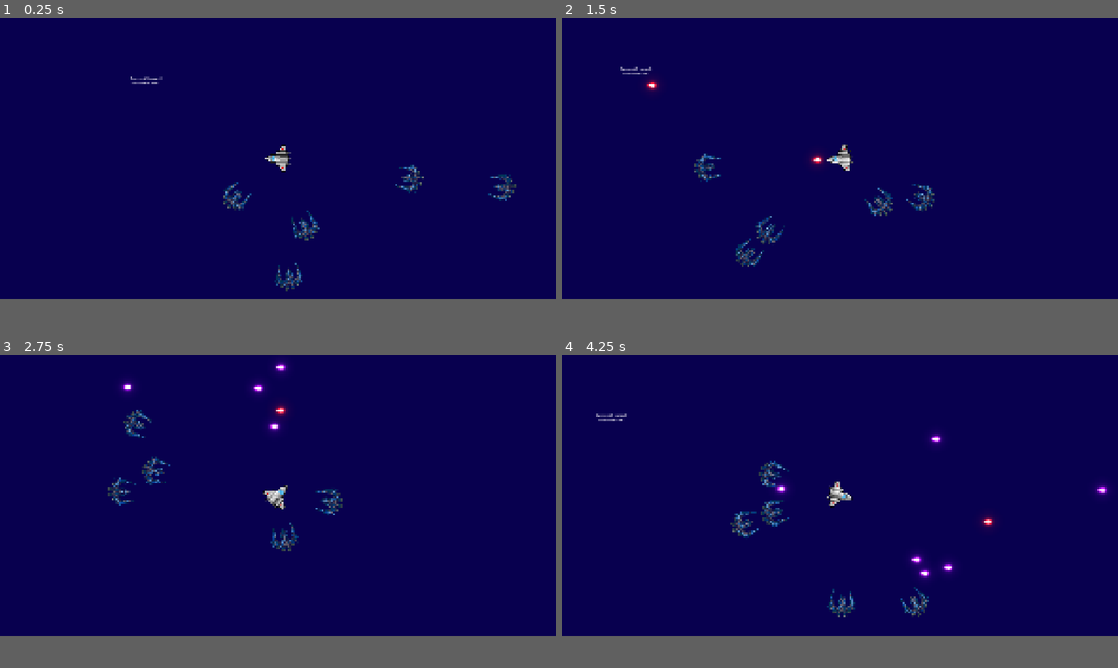
Above: before the commit, frames 1-4 (two rows, left to right).
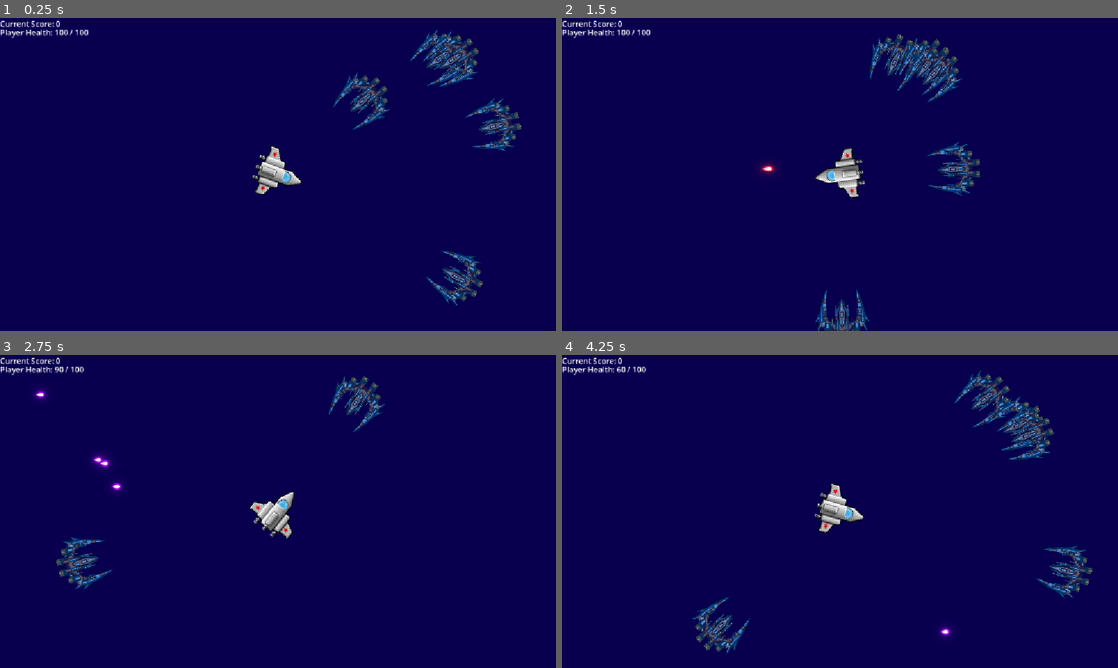
Above: after the commit, the same moments.

Repository: BuzzerBeaterClutch/NeonSpaceLasers
Game: Godot game, scene res://Scenes/game.tscn
Same seed, same stepped clock (60 frames per second), same inputs: the game is played once before the commit and once after it.
Inputs (mouse positions are in pixels of both pictures, inside the frame that each line leads up to):
- Up to frame 1 (0.25 s): no input
- Up to frame 2 (1.5 s): move the mouse to (712, 80) at 0.52 s; hold D (Right) 0.53-1.28 s; click (712, 80) at 0.6 s; move the mouse to (728, 171) at 1.27 s; hold Down (Down) from 1.28 s (still down); click (728, 171) at 1.35 s
- Up to frame 3 (2.75 s): move the mouse to (333, 433) at 2.02 s; release Down (Down) at 2.03 s; hold D (Right) from 2.03 s (still down); click (333, 433) at 2.1 s
- Up to frame 4 (4.25 s): move the mouse to (812, 552) at 2.77 s; release D (Right) at 2.78 s; hold Up (Up) 2.78-3.53 s; click (812, 552) at 2.85 s; move the mouse to (1006, 536) at 3.52 s; hold Left (Left) from 3.53 s (still down); click (1006, 536) at 3.6 s
In our replay, the window is 800x404 before the commit and 800x450 after it. These sizes can differ from the game's own. Grey fills any space a smaller window leaves; there, only what the larger window draws over its background counts as a difference.

The runs differ from the first frame. In frame 1, 5.2% of the frame differs, in the area x 0-94%, y 0-92%; in frame 2, 5.2%; in frame 3, 3.9%; in frame 4, 5.7%, in the area x 0-99%, y 0-96%.

Commit message:
Game States
Added Game Win/Lose States

Diff:
--- a/Scenes/enemy.tscn
+++ b/Scenes/enemy.tscn
@@ -8,6 +8,7 @@
 
 [node name="Enemy" type="CharacterBody2D" groups=["enemies"]]
 scale = Vector2(0.456683, 0.378377)
+collision_layer = 4
 script = ExtResource("1_1f0kj")
 
 [node name="CollisionShape2D" type="CollisionShape2D" parent="."]
--- a/Scenes/enemybullet.tscn
+++ b/Scenes/enemybullet.tscn
@@ -1,6 +1,6 @@
 [gd_scene load_steps=4 format=3 uid="uid://br6bbpjw87187"]
 
-[ext_resource type="Script" uid="uid://y07utbqryle0" path="res://Scripts/bullet.gd" id="1_0y01j"]
+[ext_resource type="Script" uid="uid://bwp8eu45on267" path="res://Scripts/ebullet.gd" id="1_0y01j"]
 [ext_resource type="Texture2D" uid="uid://bwbnsk70oa5el" path="res://Assets/EBullet.png" id="2_0y01j"]
 
 [sub_resource type="CapsuleShape2D" id="CapsuleShape2D_4mw4s"]
@@ -8,12 +8,16 @@
 height = 4.0
 
 [node name="Bullet" type="Area2D"]
+collision_layer = 2
 script = ExtResource("1_0y01j")
 
 [node name="Sprite2D" type="Sprite2D" parent="."]
 show_behind_parent = true
 z_index = 10
+scale = Vector2(0.49, 0.49)
 texture = ExtResource("2_0y01j")
 
 [node name="CollisionShape2D" type="CollisionShape2D" parent="."]
 shape = SubResource("CapsuleShape2D_4mw4s")
+
+[connection signal="body_entered" from="." to="." method="_on_body_entered"]
--- a/Scenes/game.tscn
+++ b/Scenes/game.tscn
@@ -1,65 +1,178 @@
-[gd_scene load_steps=9 format=3 uid="uid://d1kfbri7exkpb"]
+[gd_scene format=3 uid="uid://d1kfbri7exkpb"]
 
 [ext_resource type="PackedScene" uid="uid://dneq3a6swlh3d" path="res://Scenes/player.tscn" id="1_ebmjs"]
 [ext_resource type="Script" uid="uid://bf8nteav1hrfg" path="res://Scripts/game.gd" id="1_qxrlw"]
 [ext_resource type="Script" uid="uid://bryiwybq0qr17" path="res://Scenes/ScoreLabel.gd" id="3_wrm1d"]
 [ext_resource type="Script" uid="uid://bdll2a33g67gm" path="res://Scripts/ScoreManager.gd" id="4_3dryh"]
+[ext_resource type="Script" uid="uid://dr11yoc0qlldf" path="res://Scripts/health.gd" id="4_wowpa"]
 
 [sub_resource type="WorldBoundaryShape2D" id="WorldBoundaryShape2D_ebmjs"]
+distance = 198.00029
 
 [sub_resource type="WorldBoundaryShape2D" id="WorldBoundaryShape2D_qxrlw"]
-distance = 74.0
+distance = -179.0
 
 [sub_resource type="WorldBoundaryShape2D" id="WorldBoundaryShape2D_wrm1d"]
+distance = 485.0004
 
 [sub_resource type="WorldBoundaryShape2D" id="WorldBoundaryShape2D_3dryh"]
+distance = -560.99854
 
-[node name="Game" type="Node2D"]
+[node name="Game" type="Node2D" unique_id=1274896883]
 script = ExtResource("1_qxrlw")
 
-[node name="Player" parent="." instance=ExtResource("1_ebmjs")]
+[node name="Player" parent="." unique_id=682947262 instance=ExtResource("1_ebmjs")]
 position = Vector2(579, 326)
 
-[node name="Wall" type="StaticBody2D" parent="."]
+[node name="Wall" type="StaticBody2D" parent="." unique_id=1352427233]
 
-[node name="Top" type="CollisionShape2D" parent="Wall"]
-position = Vector2(589, -221)
+[node name="Top" type="CollisionShape2D" parent="Wall" unique_id=1621331380]
+position = Vector2(589, -217)
 rotation = 3.14159
 shape = SubResource("WorldBoundaryShape2D_ebmjs")
 
-[node name="Bottom" type="CollisionShape2D" parent="Wall"]
+[node name="Bottom" type="CollisionShape2D" parent="Wall" unique_id=1640070507]
 position = Vector2(600, 945)
 shape = SubResource("WorldBoundaryShape2D_qxrlw")
 
-[node name="Left" type="CollisionShape2D" parent="Wall"]
+[node name="Left" type="CollisionShape2D" parent="Wall" unique_id=1726803701]
 position = Vector2(-511, 306)
 rotation = 1.5708
 shape = SubResource("WorldBoundaryShape2D_wrm1d")
 
-[node name="Right" type="CollisionShape2D" parent="Wall"]
+[node name="Right" type="CollisionShape2D" parent="Wall" unique_id=254883210]
 position = Vector2(1651, 323)
 rotation = -1.5708
 shape = SubResource("WorldBoundaryShape2D_3dryh")
 
-[node name="Timer" type="Timer" parent="."]
+[node name="Timer" type="Timer" parent="." unique_id=2059849313]
 wait_time = 0.5
 autostart = true
 
-[node name="scoreLabels" type="StaticBody2D" parent="."]
+[node name="ScoreManager" type="Node2D" parent="." unique_id=985465359]
+script = ExtResource("4_3dryh")
 
-[node name="HighScore" type="RichTextLabel" parent="scoreLabels"]
-offset_right = 158.0
+[node name="GameplayLabels" type="CanvasLayer" parent="." unique_id=891700851]
+
+[node name="HighScoreLabel" type="RichTextLabel" parent="GameplayLabels" unique_id=1429717491]
+offset_right = 210.0
 offset_bottom = 35.0
 text = "Current Score:"
 script = ExtResource("3_wrm1d")
 
-[node name="CurrentWave" type="RichTextLabel" parent="scoreLabels"]
+[node name="PlayerHealthLabel" type="RichTextLabel" parent="GameplayLabels" unique_id=1871268362]
 offset_top = 18.0
-offset_right = 158.0
-offset_bottom = 53.0
-text = "Current Wave:"
+offset_right = 215.0
+offset_bottom = 58.0
+text = "Player Health: "
+script = ExtResource("4_wowpa")
 
-[node name="ScoreManager" type="Node2D" parent="."]
-script = ExtResource("4_3dryh")
+[node name="GameOverLayer" type="CanvasLayer" parent="." unique_id=1481982521]
+
+[node name="GameOverControl" type="Control" parent="GameOverLayer" unique_id=1609166313]
+layout_mode = 3
+anchors_preset = 15
+anchor_right = 1.0
+anchor_bottom = 1.0
+grow_horizontal = 2
+grow_vertical = 2
+
+[node name="GameOverPanel" type="Panel" parent="GameOverLayer/GameOverControl" unique_id=101582082]
+layout_mode = 0
+offset_left = 3.0
+offset_top = 8.0
+offset_right = 1172.0
+offset_bottom = 667.0
+mouse_filter = 2
+
+[node name="CenterContainer" type="CenterContainer" parent="GameOverLayer/GameOverControl" unique_id=1617150280]
+layout_mode = 1
+anchors_preset = -1
+anchor_right = 1.8830001
+anchor_bottom = 1.6760001
+offset_left = -1.0
+offset_top = -6.0
+offset_right = -1007.21606
+offset_bottom = -416.0481
+grow_horizontal = 2
+grow_vertical = 2
+mouse_filter = 2
+
+[node name="GameOverVBox" type="VBoxContainer" parent="GameOverLayer/GameOverControl/CenterContainer" unique_id=942278766]
+custom_minimum_size = Vector2(700, 274)
+layout_mode = 2
+alignment = 1
+
+[node name="GameOverLabel" type="RichTextLabel" parent="GameOverLayer/GameOverControl/CenterContainer/GameOverVBox" unique_id=10628230]
+clip_contents = false
+layout_mode = 2
+theme_override_font_sizes/normal_font_size = 60
+text = "            Game Over"
+fit_content = true
+
+[node name="Gap" type="VBoxContainer" parent="GameOverLayer/GameOverControl/CenterContainer/GameOverVBox" unique_id=1110345269]
+layout_mode = 2
+size_flags_vertical = 3
+
+[node name="GRetryButton" type="Button" parent="GameOverLayer/GameOverControl/CenterContainer/GameOverVBox" unique_id=713730722]
+process_mode = 3
+layout_mode = 2
+theme_override_font_sizes/font_size = 60
+action_mode = 0
+text = "Retry"
+
+[node name="WinState" type="CanvasLayer" parent="." unique_id=1774790872]
+
+[node name="WinControl" type="Control" parent="WinState" unique_id=1794312929]
+layout_mode = 3
+anchors_preset = 15
+anchor_right = 1.0
+anchor_bottom = 1.0
+grow_horizontal = 2
+grow_vertical = 2
+
+[node name="WinPanel" type="Panel" parent="WinState/WinControl" unique_id=398370626]
+layout_mode = 0
+offset_left = 3.0
+offset_top = 8.0
+offset_right = 1172.0
+offset_bottom = 667.0
+mouse_filter = 2
+
+[node name="WinContainer" type="CenterContainer" parent="WinState/WinControl" unique_id=1076294795]
+layout_mode = 1
+anchors_preset = -1
+anchor_right = 1.8830001
+anchor_bottom = 1.6760001
+offset_left = -1.0
+offset_top = -6.0
+offset_right = -1007.21606
+offset_bottom = -416.0481
+grow_horizontal = 2
+grow_vertical = 2
+mouse_filter = 2
+
+[node name="WinVBox" type="VBoxContainer" parent="WinState/WinControl/WinContainer" unique_id=1288057646]
+custom_minimum_size = Vector2(700, 274)
+layout_mode = 2
+alignment = 1
+
+[node name="WinLabel" type="RichTextLabel" parent="WinState/WinControl/WinContainer/WinVBox" unique_id=2079149729]
+clip_contents = false
+layout_mode = 2
+theme_override_font_sizes/normal_font_size = 60
+text = "            You Win"
+fit_content = true
+
+[node name="MGap" type="VBoxContainer" parent="WinState/WinControl/WinContainer/WinVBox" unique_id=114123907]
+layout_mode = 2
+size_flags_vertical = 3
+
+[node name="WRetryButton" type="Button" parent="WinState/WinControl/WinContainer/WinVBox" unique_id=177386633]
+process_mode = 3
+layout_mode = 2
+theme_override_font_sizes/font_size = 60
+action_mode = 0
+text = "Retry"
 
 [connection signal="timeout" from="Timer" to="." method="_on_timer_timeout"]
--- a/Scenes/player.tscn
+++ b/Scenes/player.tscn
@@ -3,15 +3,17 @@
 [ext_resource type="Script" uid="uid://bg3xgiroxiw3t" path="res://Scripts/player.gd" id="1_kyqiw"]
 [ext_resource type="Texture2D" uid="uid://ip63yf6kr4us" path="res://Assets/PlayerShip.png" id="2_gntrk"]
 
-[sub_resource type="RectangleShape2D" id="RectangleShape2D_ij6vw"]
-size = Vector2(122, 118)
+[sub_resource type="RectangleShape2D" id="RectangleShape2D_cvnsp"]
+size = Vector2(92, 104)
 
 [node name="Player" type="CharacterBody2D"]
+collision_mask = 2
 script = ExtResource("1_kyqiw")
 
 [node name="CollisionShape2D" type="CollisionShape2D" parent="."]
-position = Vector2(-3, -1)
-shape = SubResource("RectangleShape2D_ij6vw")
+auto_translate_mode = 1
+position = Vector2(1, 0)
+shape = SubResource("RectangleShape2D_cvnsp")
 
 [node name="Camera2D" type="Camera2D" parent="."]
 
@@ -22,5 +24,5 @@
 texture = ExtResource("2_gntrk")
 
 [node name="BulletOrigin" type="Node2D" parent="."]
-position = Vector2(0, -27.5)
+position = Vector2(59, -0.5)
 rotation = 1.5708
--- a/Scenes/playerbullet.tscn
+++ b/Scenes/playerbullet.tscn
@@ -1,18 +1,22 @@
 [gd_scene load_steps=4 format=3 uid="uid://coy278dpthsoh"]
 
-[ext_resource type="Script" uid="uid://y07utbqryle0" path="res://Scripts/bullet.gd" id="1_3lnry"]
+[ext_resource type="Script" uid="uid://y07utbqryle0" path="res://Scripts/pbullet.gd" id="1_3lnry"]
 [ext_resource type="Texture2D" uid="uid://dimf4ib5er63o" path="res://Assets/bullet.png" id="2_ck7yy"]
 
 [sub_resource type="CapsuleShape2D" id="CapsuleShape2D_4mw4s"]
-radius = 2.0
-height = 4.0
+radius = 11.0
+height = 24.0
 
 [node name="Bullet" type="Area2D"]
+collision_layer = 8
+collision_mask = 4
 script = ExtResource("1_3lnry")
 
 [node name="Sprite2D" type="Sprite2D" parent="."]
 show_behind_parent = true
 z_index = 10
+position = Vector2(1, 1)
+scale = Vector2(0.6417323, 0.49186993)
 texture = ExtResource("2_ck7yy")
 
 [node name="CollisionShape2D" type="CollisionShape2D" parent="."]
--- /dev/null
+++ b/Scripts/ebullet.gd
@@ -0,0 +1,13 @@
+extends Area2D
+
+var direction := Vector2.ZERO
+const SPEED := 400
+@export var damage := 10
+
+func _physics_process(delta):
+	global_position += direction * SPEED * delta
+
+func _on_body_entered(body):
+	if body.has_method("take_damage"):
+		body.take_damage(damage)
+	queue_free()
--- a/Scripts/enemy.gd
+++ b/Scripts/enemy.gd
@@ -33,8 +33,13 @@
 	move_and_slide()
 
 func shoot_loop():
-	while true:
-		await get_tree().create_timer(fire_rate).timeout
+	while is_inside_tree():
+		var tree := get_tree()
+		if tree == null:
+			return
+		await tree.create_timer(fire_rate).timeout
+		if not is_inside_tree():
+			return
 		shoot()
 
 func shoot():
--- a/Scripts/game.gd
+++ b/Scripts/game.gd
@@ -1,16 +1,27 @@
 extends Node2D
 
 @onready var score_manager = $ScoreManager
-@onready var score_label = $scoreLabels/HighScore
+@onready var score_label = $"UILabels"/HighScore
 @onready var player = $Player
+@onready var game_over_layer: CanvasLayer = $GameOverLayer
+@onready var game_over_text: RichTextLabel = $GameOverLayer/GameOverControl/CenterContainer/GameOverVBox/GameOverLabel
+@onready var retry_button: Button = $GameOverLayer/GameOverControl/CenterContainer/GameOverVBox/GRetryButton
+@onready var win_layer: CanvasLayer = $WinState
+@onready var win_text: RichTextLabel = $WinState/WinControl/WinContainer/WinVBox/WinLabel
+@onready var wretry_button: Button = $WinState/WinControl/WinContainer/WinVBox/WRetryButton
 var enemy_scene = preload("res://Scenes/enemy.tscn")
-
+var game_over:= false
 var current_wave = 1
 var enemies_remaining = 0
 
 func _ready():
-	score_manager.score_changed.connect(score_label.update_score)
-	score_manager.reset()
+#	score_manager.score_changed.connect(score_label.update_score)
+#	score_manager.reset()
+	player.died.connect(_on_player_died)
+	retry_button.pressed.connect(_on_retry_pressed)
+	wretry_button.pressed.connect(_on_retry_pressed)
+	game_over_layer.hide()
+	win_layer.hide()
 	start_wave()
 
 func start_wave():
@@ -26,14 +37,29 @@
 		enemy.global_position.x = randi_range(0, get_viewport_rect().size.x)
 		enemy.global_position.y = randi_range(0, get_viewport_rect().size.y)
 
-	enemy.connect("tree_exited", Callable(self, "_on_enemy_defeated"))
+	enemy.defeated.connect(_on_enemy_defeated)
 	add_child(enemy)
 
 func _on_enemy_defeated():
+	if game_over:
+		return
 	enemies_remaining -= 1
 	score_manager.add_points(10)
 
 	if enemies_remaining <= 0:
-		current_wave += 1
+#		current_wave += 1
+		win_layer.show()
 		await get_tree().create_timer(2.0).timeout
-		start_wave()
+#		start_wave()
+
+func _on_player_died():
+	game_over = true
+	game_over_layer.show()
+	# Option A: pause everything (common/easy)
+	get_tree().paused = true
+
+func _on_retry_pressed():
+	get_tree().paused = false
+	get_tree().reload_current_scene()
+	game_over_layer.hide()
+	print("Retry")
--- /dev/null
+++ b/Scripts/health.gd
@@ -0,0 +1,9 @@
+extends RichTextLabel
+
+func _ready():
+	var player = get_node("/root/Game/Player")
+	player.health_changed.connect(_on_health_changed)
+	_on_health_changed(player.health, player.max_health)
+
+func _on_health_changed(current, max):
+	text = "Player Health: %d / %d" % [current, max]
--- a/Scripts/bullet.gd
+++ b/Scripts/pbullet.gd
@@ -7,7 +7,9 @@
 func _physics_process(delta: float) -> void:
 	global_position += direction * SPEED
 
-func _on_body_entered(body: Node2D) -> void:
+func _on_body_entered(body):
+	if body == owner:
+		return
 	if body.has_method("take_damage"):
 		body.take_damage(damage)
-		queue_free()
+	queue_free()
--- a/Scripts/player.gd
+++ b/Scripts/player.gd
@@ -1,18 +1,43 @@
 extends CharacterBody2D
-
+signal health_changed(current, max)
+@export var max_health := 100
+var health := max_health
 var bullet_asset = preload("res://Scenes/playerbullet.tscn")
 const speed = 400
+var is_dead := false
 @onready var bulletorigin = $BulletOrigin
+
+signal died
+
 func get_input():
 	look_at(get_global_mouse_position())
 	velocity.x = Input.get_axis("Left","Right") * speed
 	velocity.y = Input.get_axis("Up","Down") * speed
 	velocity = lerp(get_real_velocity(), velocity, 0.1)
 	if Input.is_action_just_pressed("Shoot"):
-		var bullet = bullet_asset.instantiate()
-		bullet.global_position = bulletorigin.global_position
-		bullet.direction = (get_global_mouse_position() - global_position).normalized()
-		$/root/Game.add_child(bullet)
+		shoot()
+
+func shoot():
+	var bullet = bullet_asset.instantiate()
+	bullet.global_position = bulletorigin.global_position
+	bullet.direction = (get_global_mouse_position() - global_position).normalized()
+	$/root/Game.add_child(bullet)
+
+
+func take_damage(amount):
+	if is_dead:
+		return
+	health -= amount
+	health = clamp(health,0, max_health)
+	emit_signal("health_changed", health, max_health)
+	if health <= 0:
+		die()
+
+func die():
+	is_dead = true
+	emit_signal("died")
+	print("PLAYER DIED")
+
 func _physics_process(delta):
 	get_input()
 	move_and_slide()
--- a/project.godot
+++ b/project.godot
@@ -8,17 +8,24 @@
 
 config_version=5
 
+[animation]
+
+compatibility/default_parent_skeleton_in_mesh_instance_3d=true
+
 [application]
 
 config/name="NeonSpaceLasers"
 run/main_scene="uid://d1kfbri7exkpb"
-config/features=PackedStringArray("4.5", "Mobile")
+config/features=PackedStringArray("4.6", "Mobile")
 
 [display]
 
-window/size/viewport_width=2176
-window/size/viewport_height=1100
 window/stretch/mode="canvas_items"
+
+[editor]
+
+version_control/plugin_name="GitPlugin"
+version_control/autoload_on_startup=true
 
 [global_group]
 
@@ -91,6 +98,5 @@
 
 [rendering]
 
-renderer/rendering_method="mobile"
 anti_aliasing/quality/msaa_2d=2
 environment/defaults/default_clear_color=Color(0.0315049, 0, 0.308018, 1)
Not shown, added: Addons/godot-git-plugin-v3.1.1/godot-git-plugin-v3.1.1/addons/godot-git-plugin/git_plugin.gdextension.uid
Not shown, added: Addons/godot-git-plugin-v3.1.1/godot-git-plugin-v3.1.1/addons/godot-git-plugin/plugin.cfg
Not shown, added: Scripts/ebullet.gd.uid
Not shown, added: Scripts/health.gd.uid
Renamed: Scripts/bullet.gd.uid -> Scripts/pbullet.gd.uid
Not shown, added: Addons/godot-git-plugin-v3.1.1/godot-git-plugin-v3.1.1/addons/godot-git-plugin/LICENSE
Not shown, added: Addons/godot-git-plugin-v3.1.1/godot-git-plugin-v3.1.1/addons/godot-git-plugin/THIRDPARTY.md
Not shown, added: Addons/godot-git-plugin-v3.1.1/godot-git-plugin-v3.1.1/addons/godot-git-plugin/git_plugin.gdextension
Not shown, added: Addons/godot-git-plugin-v3.1.1/godot-git-plugin-v3.1.1/addons/godot-git-plugin/linux/libgit_plugin.linux.editor.x86_64.so
Not shown, added: Addons/godot-git-plugin-v3.1.1/godot-git-plugin-v3.1.1/addons/godot-git-plugin/macos/libgit_plugin.macos.editor.universal.dylib
Not shown, added: Addons/godot-git-plugin-v3.1.1/godot-git-plugin-v3.1.1/addons/godot-git-plugin/win64/libgit_plugin.windows.editor.x86_64.dll
Not shown, added: Addons/godot-git-plugin-v3.1.1/godot-git-plugin-v3.1.1/addons/godot-git-plugin/win64/libgit_plugin.windows.editor.x86_64.exp
(and 1 more such lines)
